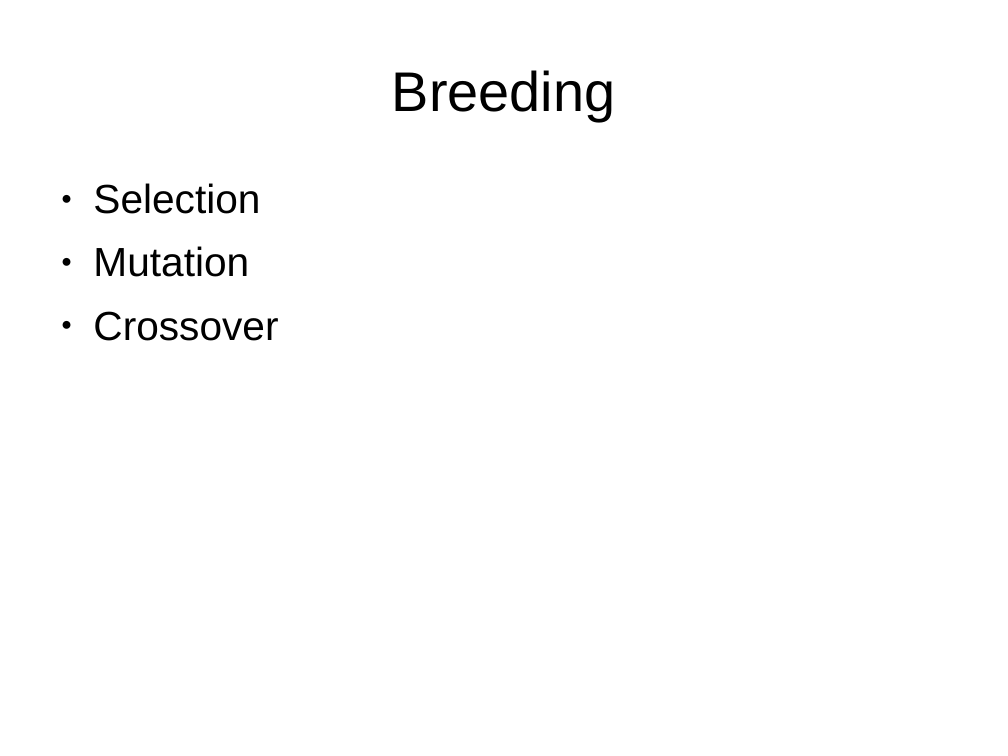
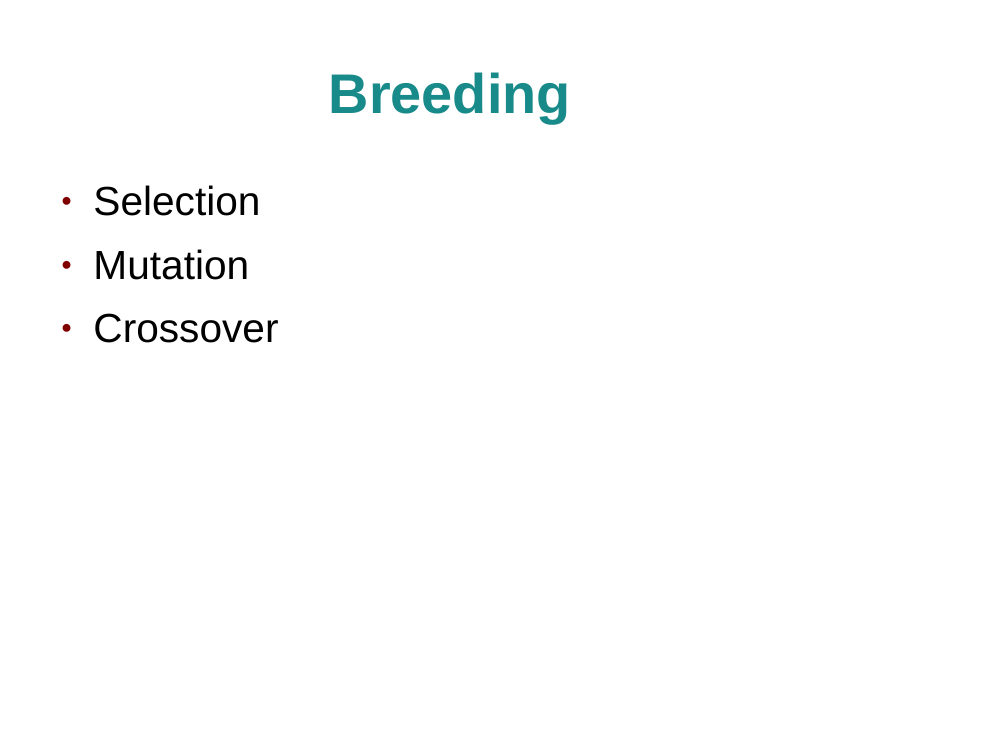
Before and after one commit to craignicol/geneticalgorithmtemplates, a slide deck: slide 4 of talks-and-presentations/techmeetup-glasgow-20090701/GeneticAlgorithms.ppt. Drawn at 1008x756 pixels with LibreOffice and Linux fonts; fonts in the diff are those of the drawing; background and template pictures are left out. Boxes give left, top, right and bottom in pixels: in the first picture for what was removed or moved away, otherwise in the second. Text is boxed around its words. In the diff, an @@ line names an element or a change of style, - is before the commit and + after.

Commit message:
Added nice formatting to presentation

```diff
--- a/talks-and-presentations/techmeetup-glasgow-20090701/GeneticAlgorithms.ppt
+++ b/talks-and-presentations/techmeetup-glasgow-20090701/GeneticAlgorithms.ppt
@@ title "Breeding": place and size @@
-title "Breeding" at [392, 70, 616, 121]
+title "Breeding" at [329, 72, 571, 123]
@@ title "Breeding" at [329, 72, 571, 123]: text colour #000000 to #198A8A, bold on @@
@@ text "Selection" at [93, 185, 278, 343]: bullet colour #000000 to #800000 @@
```
Also in this commit, not shown: 13 other slides changed, 1 other file.
